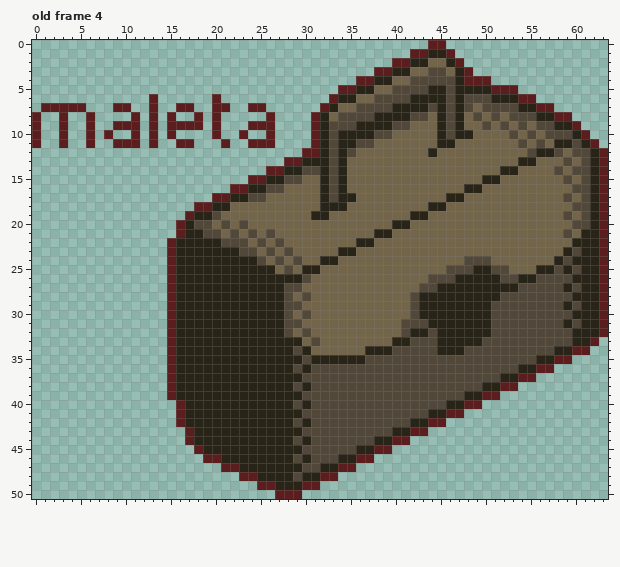
Pixel-art file: Aseprite/placeholders/clues-objects.aseprite. The first picture shows the starting point.
64x51 pixels, 4 frames. Shown: old frame 4. The commit also changed other frames, which this record leaves out.
After the commit:
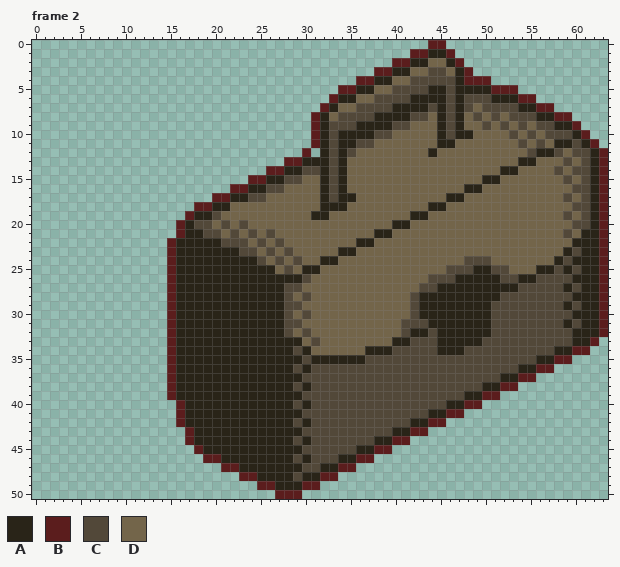
Palette (. is transparent): A #292418  B #5b1d1d  C #524839  D #73654a
A new or re-ordered frame is compared with the old frame closest to it.
The exact change:
frames re-ordered
Changed rows in their new state; - is an unchanged pixel.
Frame 2 against old frame 4, layers "OUTLINE", "CLUES":
first column x 0:
 6 -------------.------.-----------
 7 -.....---..--.--..--..--..------
 8 .--.--.----.-.-.--.-.-----.-----
 9 .--.--.--...-.-....-.---...-----
10 .--.--.-.--.-.-.----.--.--.-----
11 .--.--.--...-.--..---.--...-----
12 -------------------------------.
Where, in picture pixels (left, top, right, bottom), the same in both pictures:
erased: (32, 94, 275, 148)
erased: (311, 148, 320, 157)
